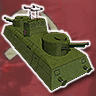
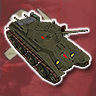
Comparing the layer stacks of the two 96×96 images. Changes:
hid "D2" over box(3, 5, 93, 91)
added layer "BT-7" above "T-70" over box(6, 12, 90, 84)
